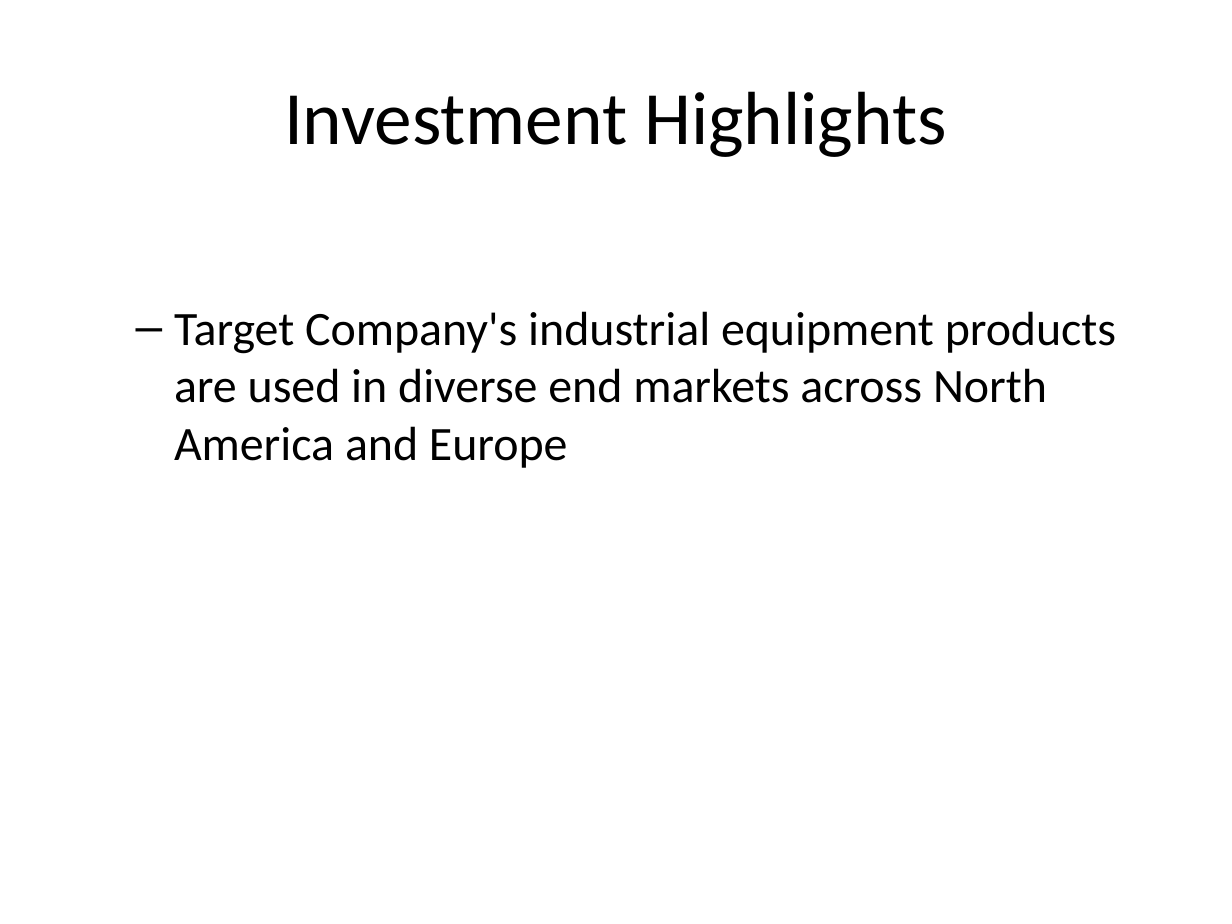
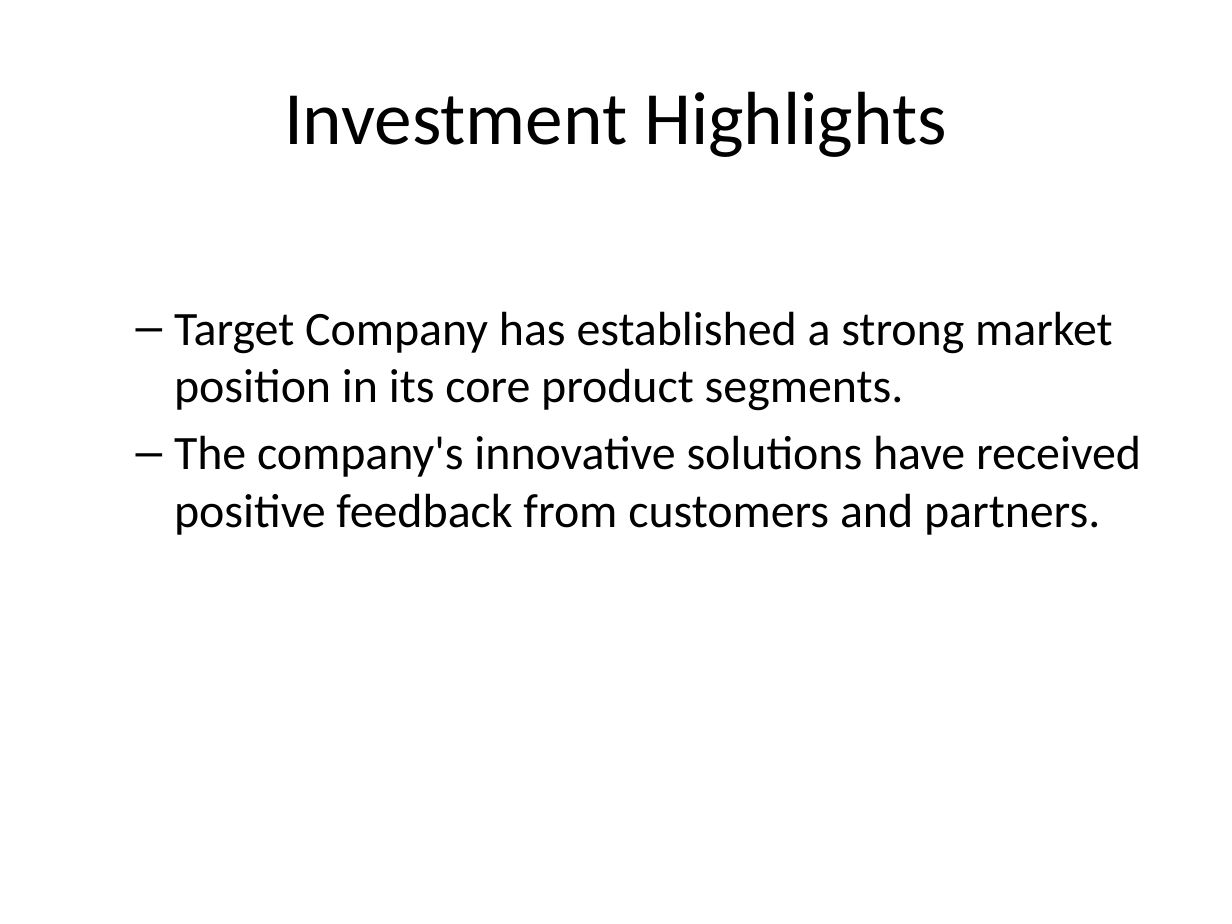
Before and after one commit to PiyushiAnand/Doc_to_PPT, a slide deck: slide 3 of Blind_Investment_Teaser.pptx. Drawn at 1232x924 pixels with LibreOffice and Linux fonts; fonts in the diff are those of the drawing. Boxes give left, top, right and bottom in pixels: in the first picture for what was removed or moved away, otherwise in the second. Text is boxed around its words. In the diff, an @@ line names an element or a change of style, - is before the commit and + after.

```diff
--- a/Blind_Investment_Teaser.pptx
+++ b/Blind_Investment_Teaser.pptx
@@ text at (174,311,1141,535): text changed @@
-  – Target Company's industrial equipment products are used in diverse end markets across North America and Europe
+  – Target Company has established a strong market position in its core product segments.
+  – The company's innovative solutions have received positive feedback from customers and partners.
```
Also in this commit, not shown: 2 other slides changed, 9 other files.
